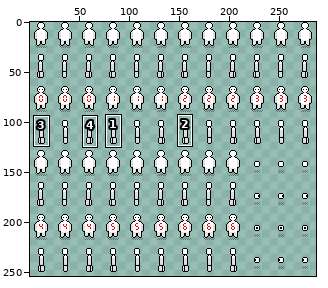
File history of a sprite sheet, src/main/resources/assets/R2K/char.png. The picture above shows the old version from afar; the outline marks the close-up.
Close-up. Before the commit:
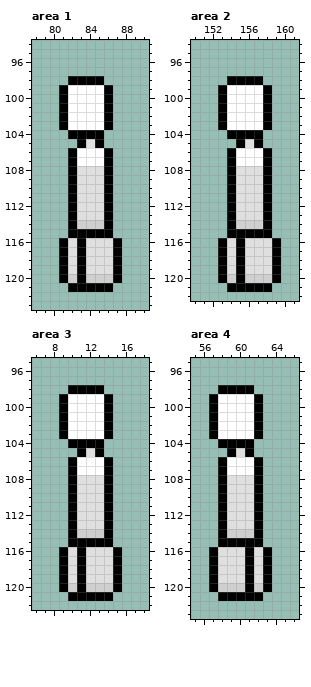
The file is 288x256 pixels. Shown: area 1: x 78..90, y 94..123; area 2: x 150..161, y 94..122; area 3: x 6..18, y 95..122; area 4: x 55..66, y 95..123. The wide view leaves out empty margins. The commit also changed other parts of the picture, which this record leaves out.
New version:
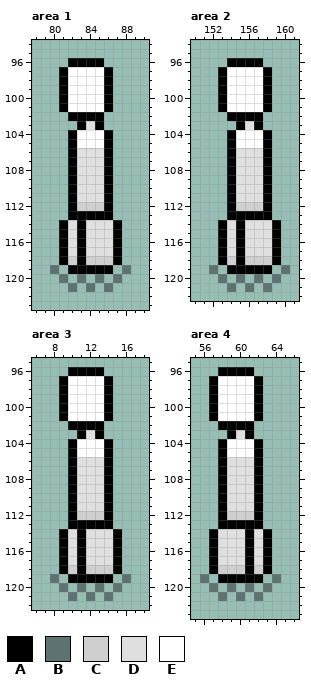
Palette (. is transparent): A #000000  B #5e7272  C #cfcfcf  D #dfdfdf  E #ffffff
The exact change:
--- area 1
@@ x 78..90 @@
  95 .............
- 96 .............
- 97 .............
- 98 ....AAAA.....
+ 96 ....AAAA.....
+ 97 ...AEEEEA....
+ 98 ...AEEEEA....
  99 ...AEEEEA....
@@ x 78..90 @@
 101 ...AEEEEA....
-102 ...AEEEEA....
-103 ...AEEEEA....
-104 ....AAAA.....
-105 .....ADA.....
-106 ....AEEEA....
-107 ....AEEEA....
+102 ....AAAA.....
+103 .....ADA.....
+104 ....AEEEA....
+105 ....AEEEA....
+106 ....ADDDA....
+107 ....ADDDA....
 108 ....ADDDA....
@@ x 78..90 @@
 111 ....ADDDA....
-112 ....ADDDA....
-113 ....ADDDA....
-114 ....ACCCA....
-115 ....AAAAA....
+112 ....ACCCA....
+113 ....AAAAA....
+114 ...ADADDDA...
+115 ...ADADDDA...
 116 ...ADADDDA...
 117 ...ADADDDA...
-118 ...ADADDDA...
-119 ...ADADDDA...
-120 ...ACACCCA...
-121 ....AAAAA....
+118 ...ACACCCA...
+119 ..B.AAAAA.B..
+120 ...B.B.B.B...
+121 ....B.B.B....
 122 .............
--- area 2
@@ x 150..161 @@
  95 ............
- 96 ............
- 97 ............
- 98 ....AAAA....
+ 96 ....AAAA....
+ 97 ...AEEEEA...
+ 98 ...AEEEEA...
  99 ...AEEEEA...
@@ x 150..161 @@
 101 ...AEEEEA...
-102 ...AEEEEA...
-103 ...AEEEEA...
-104 ....AAAA....
-105 .....ADA....
-106 ....AEEEA...
-107 ....AEEEA...
+102 ....AAAA....
+103 .....ADA....
+104 ....AEEEA...
+105 ....AEEEA...
+106 ....ADDDA...
+107 ....ADDDA...
 108 ....ADDDA...
@@ x 150..161 @@
 111 ....ADDDA...
-112 ....ADDDA...
-113 ....ADDDA...
-114 ....ACCCA...
-115 ....AAAAA...
+112 ....ACCCA...
+113 ....AAAAA...
+114 ...ADADDDA..
+115 ...ADADDDA..
 116 ...ADADDDA..
 117 ...ADADDDA..
-118 ...ADADDDA..
-119 ...ADADDDA..
-120 ...ACACCCA..
-121 ....AAAAA...
+118 ...ACACCCA..
+119 ..B.AAAAA.B.
+120 ...B.B.B.B..
+121 ....B.B.B...
 122 ............
--- area 3
@@ x 6..18 @@
  95 .............
- 96 .............
- 97 .............
- 98 ....AAAA.....
+ 96 ....AAAA.....
+ 97 ...AEEEEA....
+ 98 ...AEEEEA....
  99 ...AEEEEA....
@@ x 6..18 @@
 101 ...AEEEEA....
-102 ...AEEEEA....
-103 ...AEEEEA....
-104 ....AAAA.....
-105 .....ADA.....
-106 ....AEEEA....
-107 ....AEEEA....
+102 ....AAAA.....
+103 .....ADA.....
+104 ....AEEEA....
+105 ....AEEEA....
+106 ....ADDDA....
+107 ....ADDDA....
 108 ....ADDDA....
@@ x 6..18 @@
 111 ....ADDDA....
-112 ....ADDDA....
-113 ....ADDDA....
-114 ....ACCCA....
-115 ....AAAAA....
+112 ....ACCCA....
+113 ....AAAAA....
+114 ...ADADDDA...
+115 ...ADADDDA...
 116 ...ADADDDA...
 117 ...ADADDDA...
-118 ...ADADDDA...
-119 ...ADADDDA...
-120 ...ACACCCA...
-121 ....AAAAA....
+118 ...ACACCCA...
+119 ..B.AAAAA.B..
+120 ...B.B.B.B...
+121 ....B.B.B....
 122 .............
--- area 4
@@ x 55..66 @@
  95 ............
- 96 ............
- 97 ............
- 98 ...AAAA.....
+ 96 ...AAAA.....
+ 97 ..AEEEEA....
+ 98 ..AEEEEA....
  99 ..AEEEEA....
@@ x 55..66 @@
 101 ..AEEEEA....
-102 ..AEEEEA....
-103 ..AEEEEA....
-104 ...AAAA.....
-105 ....ADA.....
-106 ...AEEEA....
-107 ...AEEEA....
+102 ...AAAA.....
+103 ....ADA.....
+104 ...AEEEA....
+105 ...AEEEA....
+106 ...ADDDA....
+107 ...ADDDA....
 108 ...ADDDA....
@@ x 55..66 @@
 111 ...ADDDA....
-112 ...ADDDA....
-113 ...ADDDA....
-114 ...ACCCA....
-115 ...AAAAA....
+112 ...ACCCA....
+113 ...AAAAA....
+114 ..ADDDADA...
+115 ..ADDDADA...
 116 ..ADDDADA...
 117 ..ADDDADA...
-118 ..ADDDADA...
-119 ..ADDDADA...
-120 ..ACCCACA...
-121 ...AAAAA....
+118 ..ACCCACA...
+119 .B.AAAAA.B..
+120 ..B.B.B.B...
+121 ...B.B.B....
 122 ............
